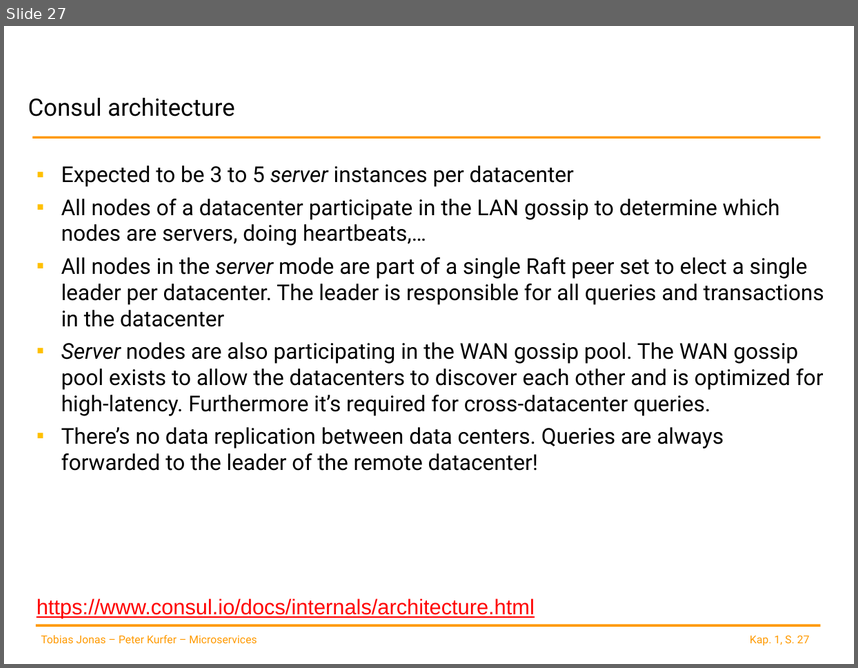
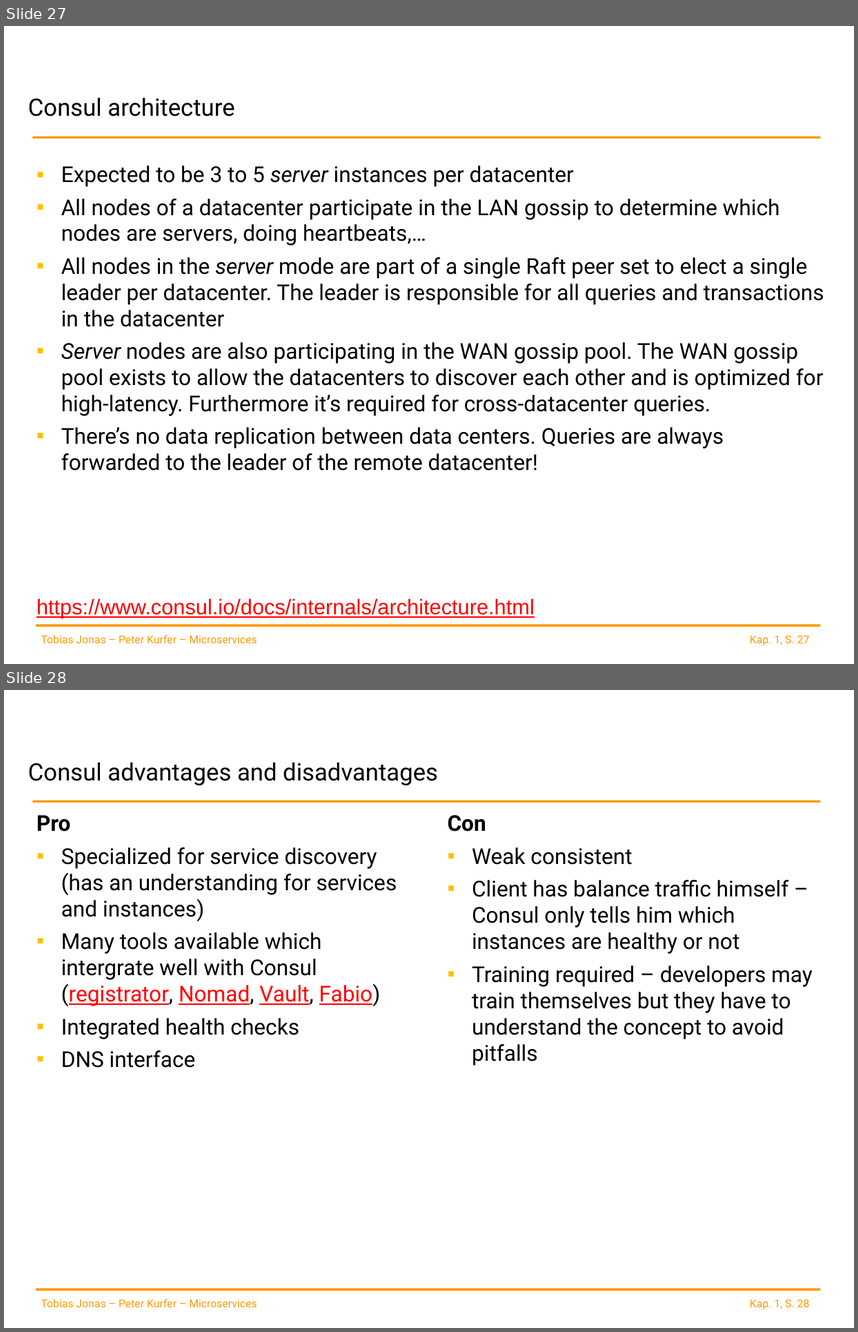
Before and after one commit to spoeck/Lectures, a slide deck: 04-Service_Discovery-APIGateways/01-Service_Discovery.pptx. Shown one above the other, each under a label of ours: slide 27 before the commit, slides 27 and 28 after it. The pictures are 858x668 and 858x1332 pixels, drawn with LibreOffice and Linux fonts; fonts in the diff are those of the drawing; background and template pictures are left out. Boxes give left, top, right and bottom in pixels: in the first picture for what was removed or moved away, otherwise in the second. Text is boxed around its words. In the diff, an @@ line names an element or a change of style, - is before the commit and + after.

```diff
--- a/04-Service_Discovery-APIGateways/01-Service_Discovery.pptx
+++ b/04-Service_Discovery-APIGateways/01-Service_Discovery.pptx
@@ slide 28 added at (x1=4, y1=690, x2=854, y2=1328), background #FFFFFF; not listed: 4 template elements that a slide beside it also shows @@
@@ title added at (x1=28, y1=762, x2=438, y2=786), 20.3 pt, text #000000 @@
+Consul advantages and disadvantages
@@ text added at (x1=36, y1=815, x2=397, y2=1067), 18.5 pt, text #000000 @@
+Pro
+▪ Specialized for service discovery (has an understanding for services and instances)
+▪ Many tools available which intergrate well with Consul (registrator, Nomad, Vault, Fabio)
+▪ Integrated health checks
+▪ DNS interface
@@ text added at (x1=448, y1=815, x2=813, y2=1065), 18.5 pt, text #000000 @@
+Con
+▪ Weak consistent
+▪ Client has balance traffic himself – Consul only tells him which instances are healthy or not
+▪ Training required – developers may train themselves but they have to understand the concept to avoid pitfalls
```
Also in this commit, not shown: 2 slides changed, 1 other file.
